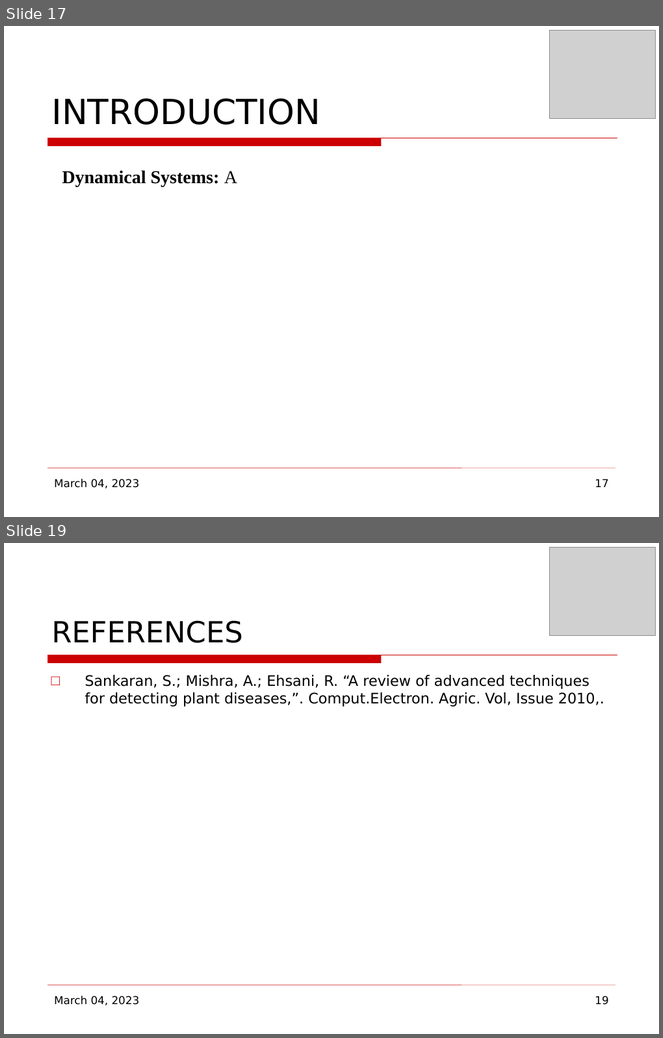
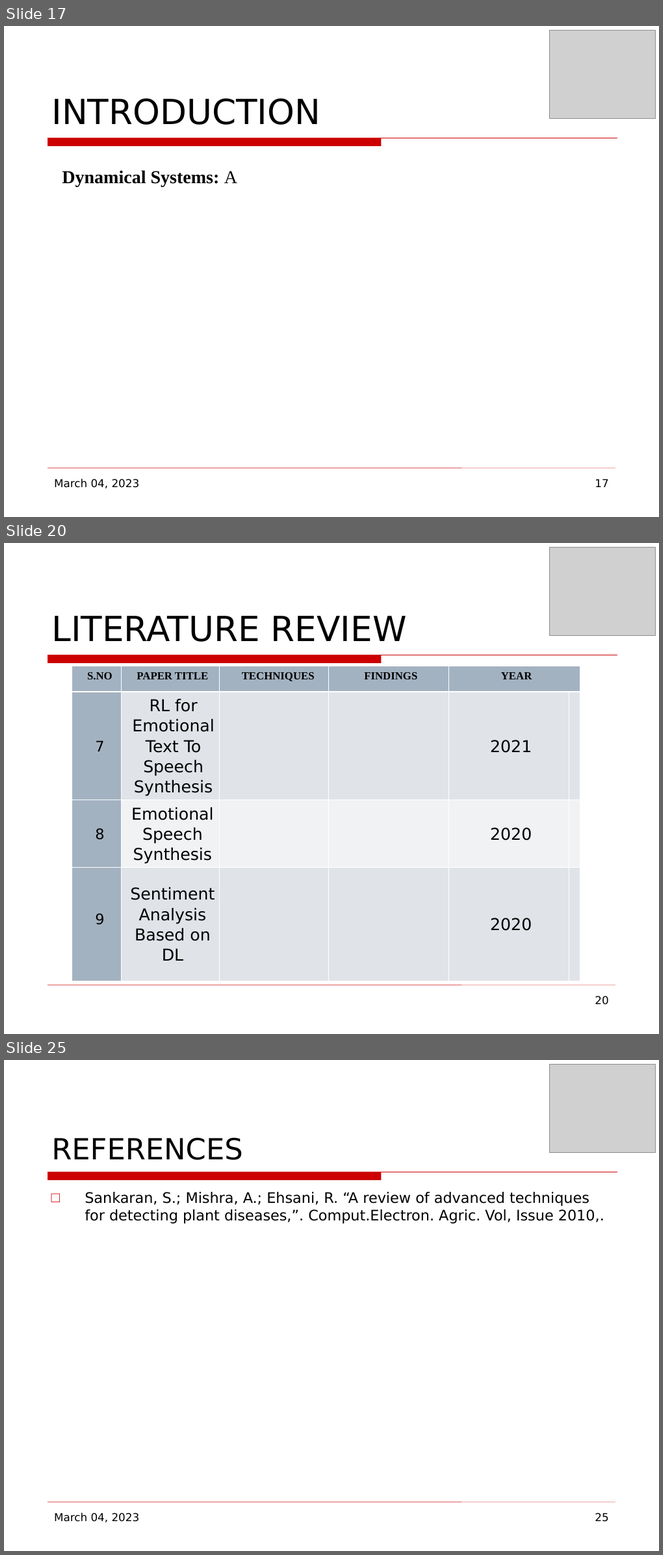
Before and after one commit to mohitlabs/Research, a slide deck: Emotionally Intelligent Machines(EIM's) & Sentiment Synthesis based on Ancient Vedic Astrology/Conference Paper.odp. Shown one above the other, each under a label of ours: slides 17 and 19 before the commit, slides 17, 20 and 25 after it; the slides between them are not shown. The pictures are 663x1038 and 663x1555 pixels, drawn with LibreOffice and Linux fonts; fonts in the diff are those of the drawing; grey boxes stand for pictures; background and template pictures are left out. Boxes give left, top, right and bottom in pixels: in the first picture for what was removed or moved away, otherwise in the second. Text is boxed around its words. In the diff, an @@ line names an element or a change of style, - is before the commit and + after.

```diff
--- a/Emotionally Intelligent Machines(EIM's) & Sentiment Synthesis based on Ancient Vedic Astrology/Conference Paper.odp
+++ b/Emotionally Intelligent Machines(EIM's) & Sentiment Synthesis based on Ancient Vedic Astrology/Conference Paper.odp
@@ slide 20 added at bbox=[4, 543, 659, 1034], background picture (left out); not listed: 2 template elements that a slide beside it also shows @@
@@ picture added at bbox=[550, 548, 655, 636] @@
@@ title added at bbox=[51, 616, 407, 642], 38 pt, text #000000 @@
+LITERATURE REVIEW
@@ table added at bbox=[72, 667, 574, 978], 4 rows, 6 columns @@
+S.NO | PAPER TITLE | TECHNIQUES | FINDINGS | YEAR | 
+7 | RL for Emotional Text To Speech Synthesis |  |  | 2021 | 
+8 | Emotional Speech Synthesis |  |  | 2020 | 
+9 | Sentiment Analysis Based on DL |  |  | 2020 | 
@@ page number added at bbox=[595, 996, 608, 1005], 12 pt, text #000000 @@
+20
@@ what was slide 19 is now slide 25 @@
@@ page number at bbox=[595, 1513, 608, 1522]: text changed @@
-19
+25
```
Also in this commit, not shown: 2 slides changed, 5 other slides added, 1 other file.
